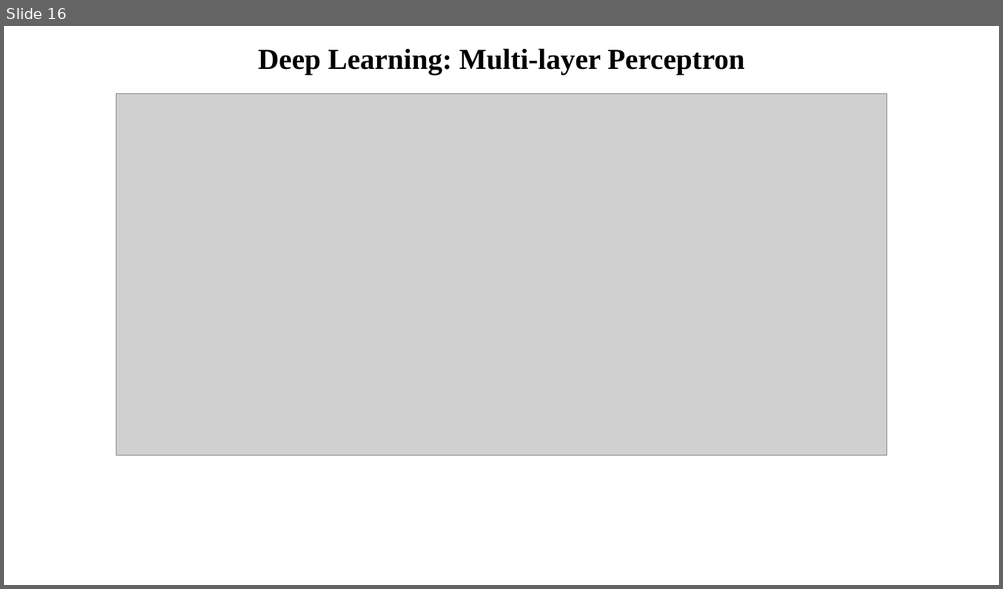
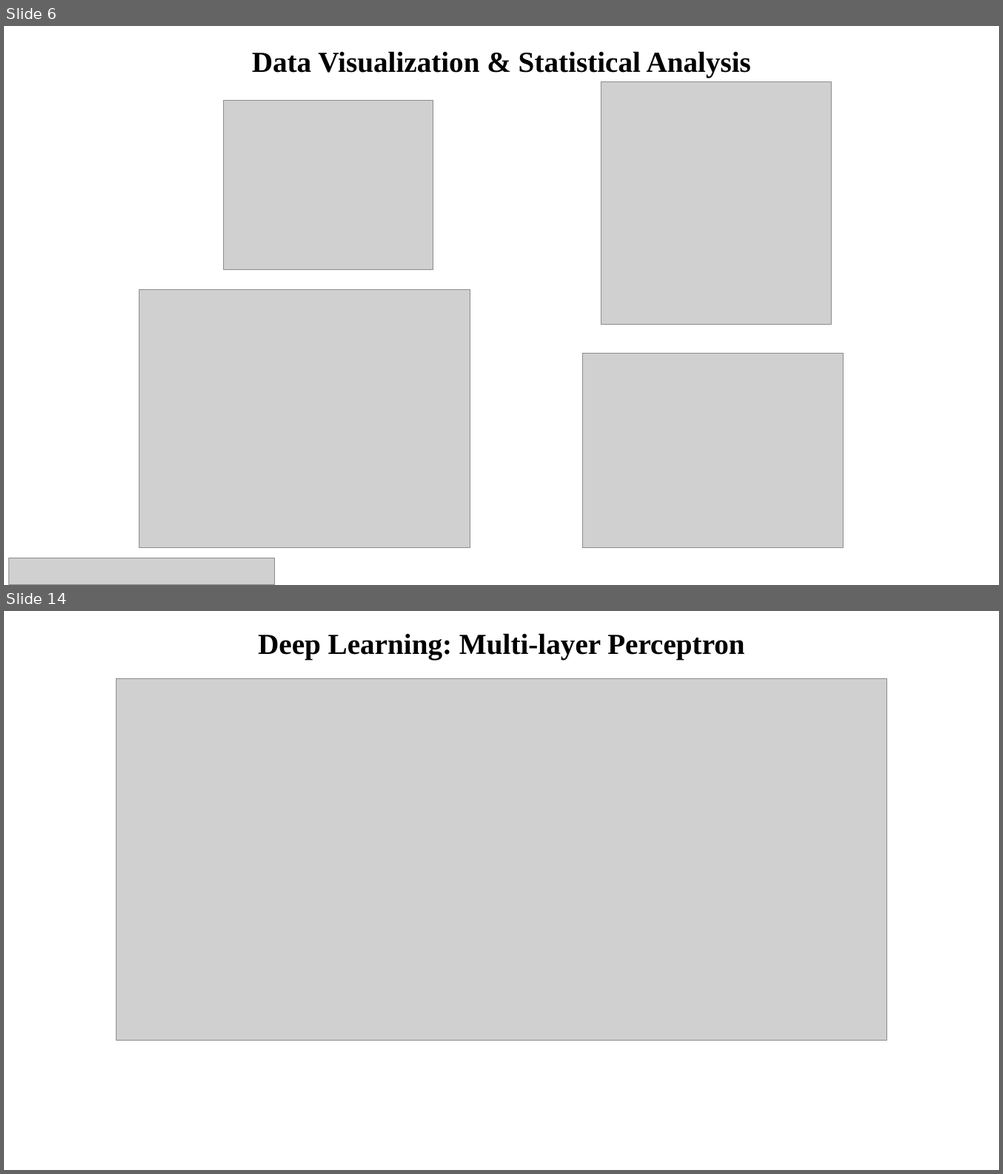
Before and after one commit to MichiganDataScienceTeam/W26-MDST-Project_Heart-Failure-Survival-Analysis, a slide deck: slides/Final Presentation.pptx. Shown one above the other, each under a label of ours: slide 16 before the commit, slides 6 and 14 after it; the slides between them are not shown. The pictures are 1003x589 and 1003x1174 pixels, drawn with LibreOffice and Linux fonts; fonts in the diff are those of the drawing; grey boxes stand for pictures. Boxes give left, top, right and bottom in pixels: in the first picture for what was removed or moved away, otherwise in the second. Text is boxed around its words. In the diff, an @@ line names an element or a change of style, - is before the commit and + after.

```diff
--- a/slides/Final Presentation.pptx
+++ b/slides/Final Presentation.pptx
@@ slide 6 added at <box>4,26,999,585</box>, background #FFFFFF @@
@@ text added at <box>252,51,751,77</box>, 28 pt, text #000000, bold @@
+Data Visualization & Statistical Analysis
@@ picture added at <box>601,82,831,324</box> @@
@@ picture added at <box>223,101,433,270</box> @@
@@ picture added at <box>139,290,470,548</box> @@
@@ picture added at <box>582,354,843,548</box> @@
@@ picture added at <box>9,558,275,585</box> @@
@@ what was slide 16 is now slide 14 @@
```
Also in this commit, not shown: 10 slides changed, 3 other slides added, 4 slides removed.
